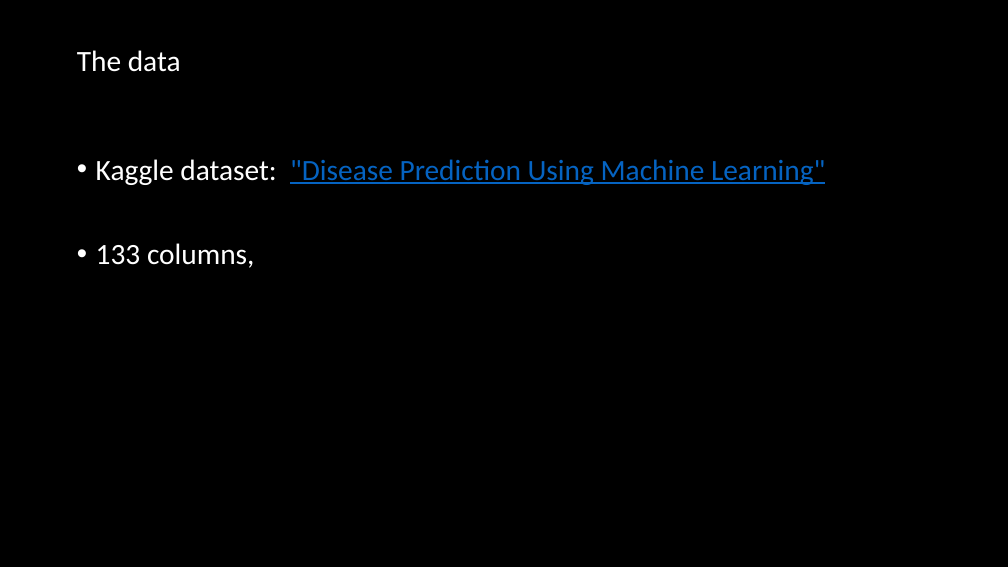
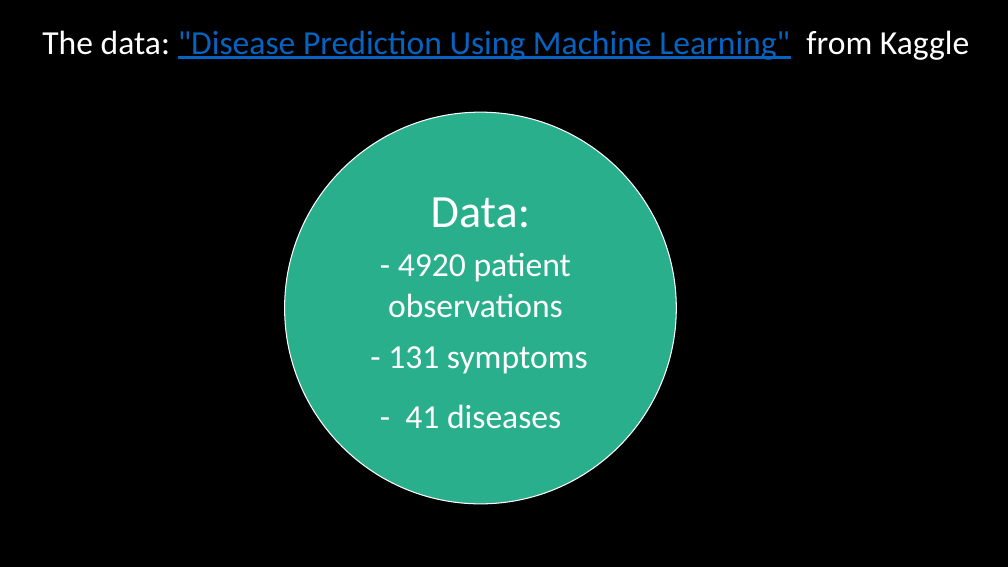
Before and after one commit to caitlinruble/Springboard, a slide deck: slide 5 of Assignments/Classifying Disease - Capstone/Slide Deck.pptx. Drawn at 1008x567 pixels with LibreOffice and Linux fonts; fonts in the diff are those of the drawing. Boxes give left, top, right and bottom in pixels: in the first picture for what was removed or moved away, otherwise in the second. Text is boxed around its words. In the diff, an @@ line names an element or a change of style, - is before the commit and + after.

```diff
--- a/Assignments/Classifying Disease - Capstone/Slide Deck.pptx
+++ b/Assignments/Classifying Disease - Capstone/Slide Deck.pptx
@@ title at [42, 30, 969, 60]: text changed; size 28 to 32 pt; text colour #FFFFFF to #0563C1 @@
-The data
+The data: "Disease Prediction Using Machine Learning" from Kaggle
@@ freeform shape added at [284, 112, 676, 504], fill #29AF8C, outline #FFFFFF 1 pt @@
@@ text removed at [96, 159, 825, 268] @@
-• Kaggle dataset: "Disease Prediction Using Machine Learning"
-• 133 columns,
@@ text added at [431, 197, 531, 228], 44 pt, text #FFFFFF @@
+Data:
@@ text added at [388, 253, 571, 318], 32 pt, text #FFFFFF @@
+- 4920 patient observations
@@ text added at [388, 346, 588, 374], 32 pt, text #FFFFFF @@
+- 131 symptoms
@@ text added at [405, 404, 561, 429], 32 pt, text #FFFFFF @@
+- 41 diseases
```
Also in this commit, not shown: 4 other slides changed, 4 slides added, 3 slides removed.
